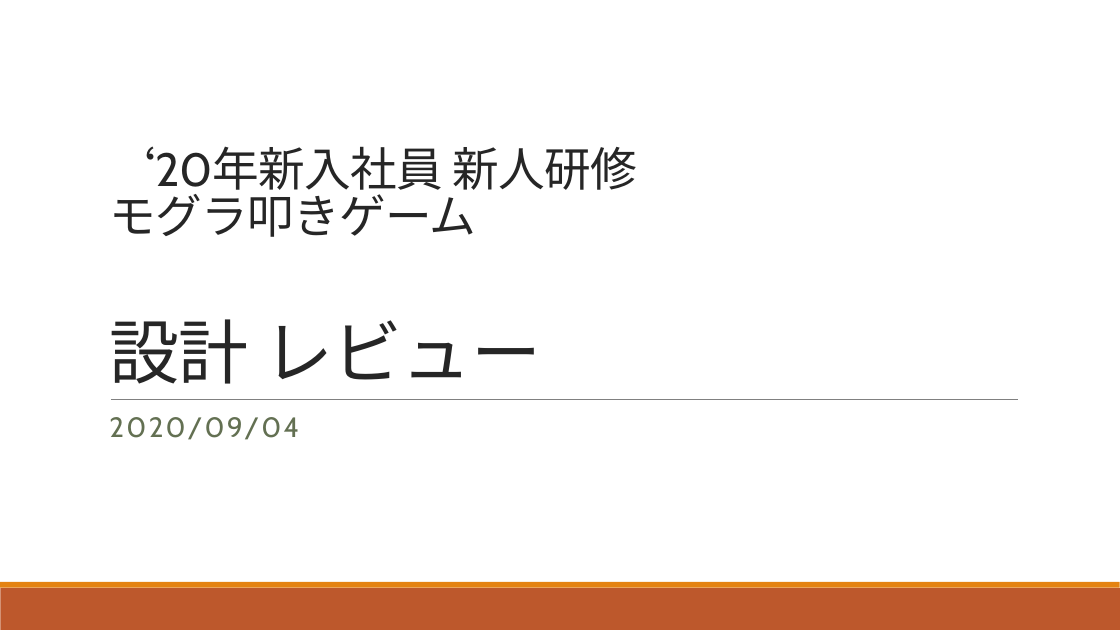
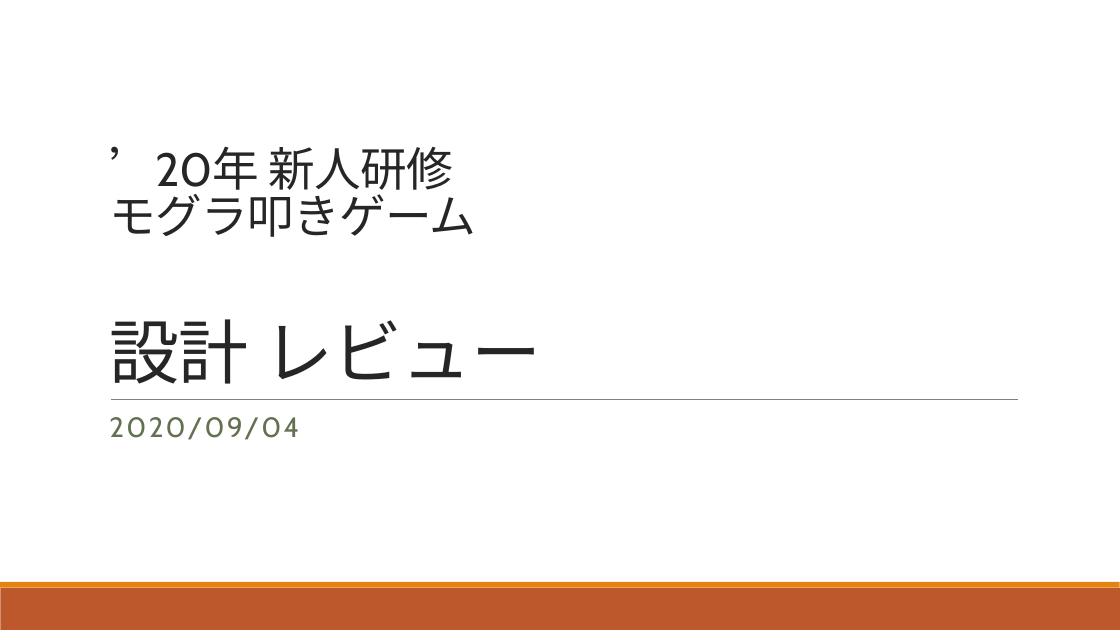
Before and after one commit to hakohumi/comp.train.whack-a-mole, a slide deck: slide 1 of 資料/設計書/発表資料/設計レビュー_発表資料.pptx. Drawn at 1120x630 pixels with LibreOffice and Linux fonts; fonts in the diff are those of the drawing. Boxes give left, top, right and bottom in pixels: in the first picture for what was removed or moved away, otherwise in the second. Text is boxed around its words. In the diff, an @@ line names an element or a change of style, - is before the commit and + after.

```diff
--- a/資料/設計書/発表資料/設計レビュー_発表資料.pptx
+++ b/資料/設計書/発表資料/設計レビュー_発表資料.pptx
@@ title at bbox=[109, 146, 541, 384]: text changed @@
-‘20年新入社員 新人研修
-モグラ叩きゲーム
-設計 レビュー
+’20年 新人研修
+モグラ叩きゲーム
+設計 レビュー
```
Also in this commit, not shown: 3 other slides changed.
